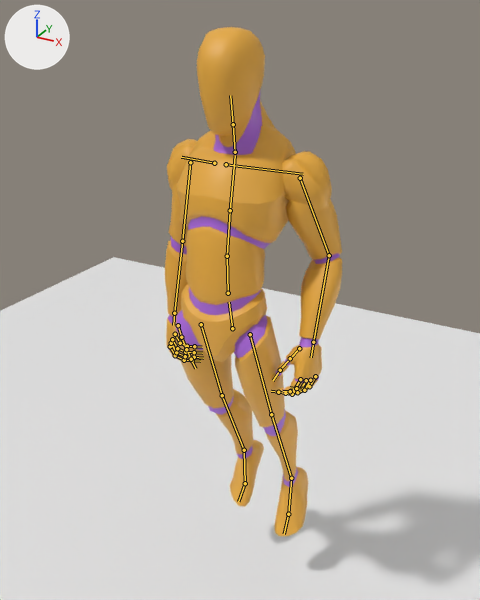
Renders of the Blender file assets/humanoid/source/hand_clips.blend from each side of a commit.
Before and after are seen from a 50 mm lens placed at (0.973, -1.703, 2.194), pointed at (-0.013, 0.09, 1.298). Every picture has the same lights, and +X, +Y and +Z are marked at upper left. The first picture is the older version. Both versions are drawn at frame 140 of the action 'Hover'; the numbers are the values there. The bones that change, and the others that lie on the model, are drawn over the model as lines.

The first picture shows 'Floor', 'Mannequin'.
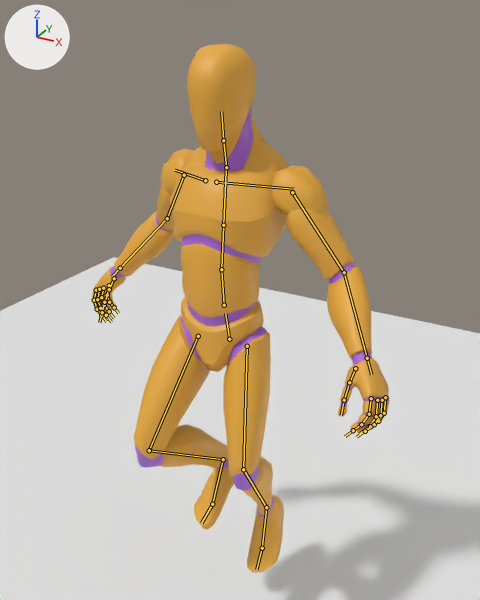
Pixel boxes [x1, y1, x2, y2] of what changed, in the pictures (480 x 600 px):
'Mannequin', posed (68% wider)
    before: [165, 27, 342, 536]
    after: [92, 44, 390, 572]
bone 'pelvis', root to tip
    before: (232, 328) to (229, 302)
    after: (229, 339) to (225, 313)
bone 'spine_01', root to tip
    before: (228, 293) to (227, 256)
    after: (224, 305) to (221, 269)
bone 'spine_03', root to tip
    before: (230, 210) to (235, 155)
    after: (223, 225) to (226, 170)
bone 'neck_01', root to tip
    before: (235, 152) to (233, 124)
    after: (226, 167) to (223, 140)
bone 'Head', root to tip
    before: (233, 124) to (230, 95)
    after: (223, 140) to (221, 111)
bone 'clavicle_l', root to tip
    before: (226, 164) to (303, 174)
    after: (216, 182) to (294, 189)
bone 'upperarm_l', root to tip
    before: (300, 178) to (329, 255)
    after: (292, 192) to (344, 272)
bone 'lowerarm_l', root to tip
    before: (329, 255) to (313, 342)
    after: (344, 272) to (367, 358)
bone 'upperarm_r', root to tip
    before: (190, 162) to (182, 241)
    after: (184, 175) to (167, 218)
bone 'lowerarm_r', root to tip
    before: (182, 241) to (174, 313)
    after: (167, 218) to (120, 268)
bone 'index_03_r', root to tip
    before: (184, 360) to (192, 360)
    after: (97, 309) to (101, 315)
bone 'middle_03_r', root to tip
    before: (185, 356) to (194, 357)
    after: (100, 308) to (106, 315)
bone 'ring_03_r', root to tip
    before: (185, 352) to (194, 352)
    after: (104, 305) to (109, 311)
bone 'thigh_l', root to tip
    before: (250, 334) to (271, 414)
    after: (247, 346) to (243, 469)
bone 'calf_l', root to tip
    before: (271, 414) to (291, 476)
    after: (243, 469) to (266, 507)
bone 'foot_l', root to tip
    before: (291, 478) to (288, 514)
    after: (266, 507) to (262, 548)
bone 'thigh_r', root to tip
    before: (201, 324) to (222, 395)
    after: (198, 336) to (149, 450)
bone 'calf_r', root to tip
    before: (222, 395) to (244, 450)
    after: (149, 450) to (223, 459)
bone 'foot_r', root to tip
    before: (244, 450) to (245, 483)
    after: (223, 459) to (212, 504)

Patch to the scene script:
```diff
--- a/assets/humanoid/source/hand_clips.blend.py
+++ b/assets/humanoid/source/hand_clips.blend.py
@@ bone_pelvis @@
 bone_pelvis = bpy.data.objects['Armature'].pose.bones['pelvis']  # child of 'root'
-bone_pelvis.location = (0.011, 0.322, -0.029)
-bone_pelvis.rotation_quaternion = (0.999, -0.036, 0.014, 0.007)  # degrees (-4, 2, 1)
+bone_pelvis.location = (-0.003, 0.28, -0.021)
+bone_pelvis.rotation_quaternion = (1.0, -0.014, 0.025, 0.004)  # degrees (-2, 3, 0)
@@ bone_spine_01 @@
 bone_spine_01 = bpy.data.objects['Armature'].pose.bones['spine_01']  # child of 'pelvis'
-bone_spine_01.rotation_quaternion = (1.0, -0.009, -0.006, -0.006)  # degrees (-1, -1, -1)
+bone_spine_01.rotation_quaternion = (1.0, -0.006, -0.014, -0.004)  # degrees (-1, -2, 0)
@@ bone_spine_03 @@
 bone_spine_03 = bpy.data.objects['Armature'].pose.bones['spine_03']  # child of 'spine_02'
-bone_spine_03.rotation_quaternion = (1.0, -0.008, -0.004, -0.006)  # degrees (-1, 0, -1)
+bone_spine_03.rotation_quaternion = (1.0, -0.005, -0.011, -0.006)  # degrees (-1, -1, -1)
@@ bone_neck_01 @@
 bone_neck_01 = bpy.data.objects['Armature'].pose.bones['neck_01']  # child of 'spine_03'
-bone_neck_01.rotation_quaternion = (0.998, 0.055, 0.014, 0.002)  # degrees (6, 2, 0)
+bone_neck_01.rotation_quaternion = (0.999, 0.034, 0.009, 0.001)  # degrees (4, 1, 0)
@@ bone_head @@
 bone_head = bpy.data.objects['Armature'].pose.bones['Head']  # child of 'neck_01'
-bone_head.rotation_quaternion = (0.997, 0.068, 0.016, 0.004)  # degrees (8, 2, 1)
+bone_head.rotation_quaternion = (0.999, 0.042, 0.01, 0.003)  # degrees (5, 1, 0)
@@ bone_clavicle_l @@
 bone_clavicle_l = bpy.data.objects['Armature'].pose.bones['clavicle_l']  # child of 'spine_03'
-bone_clavicle_l.rotation_quaternion = (1.0, -0.022, 0.013, 0.002)  # degrees (-3, 1, 0)
+bone_clavicle_l.rotation_quaternion = (0.999, -0.017, 0.011, -0.032)  # degrees (-2, 1, -4)
@@ bone_upperarm_l @@
 bone_upperarm_l = bpy.data.objects['Armature'].pose.bones['upperarm_l']  # child of 'clavicle_l'
-bone_upperarm_l.rotation_quaternion = (0.775, -0.072, 0.251, -0.575)  # degrees (-25, 18, -77)
+bone_upperarm_l.rotation_quaternion = (0.913, -0.047, -0.009, -0.405)  # degrees (-4, -3, -48)
@@ bone_lowerarm_l @@
 bone_lowerarm_l = bpy.data.objects['Armature'].pose.bones['lowerarm_l']  # child of 'upperarm_l'
-bone_lowerarm_l.rotation_quaternion = (0.929, 0.371, 0.0, 0.0)  # degrees (44, 0, 0)
+bone_lowerarm_l.rotation_quaternion = (0.953, 0.301, 0.0, 0.0)  # degrees (35, 0, 0)
@@ bone_upperarm_r @@
 bone_upperarm_r = bpy.data.objects['Armature'].pose.bones['upperarm_r']  # child of 'clavicle_r'
-bone_upperarm_r.rotation_quaternion = (0.748, 0.076, -0.199, 0.628)  # degrees (-9, -23, 82)
+bone_upperarm_r.rotation_quaternion = (0.891, -0.201, -0.092, 0.395)  # degrees (-26, 0, 48)
@@ bone_lowerarm_r @@
 bone_lowerarm_r = bpy.data.objects['Armature'].pose.bones['lowerarm_r']  # child of 'upperarm_r'
-bone_lowerarm_r.rotation_quaternion = (1.0, 0.014, 0.0, 0.0)  # degrees (2, 0, 0)
+bone_lowerarm_r.rotation_quaternion = (0.949, 0.315, 0.0, 0.0)  # degrees (37, 0, 0)
@@ bone_index_03_r @@
 bone_index_03_r = bpy.data.objects['Armature'].pose.bones['index_03_r']  # child of 'index_02_r'
-bone_index_03_r.rotation_quaternion = (0.977, 0.214, 0.0, 0.0)  # degrees (25, 0, 0)
+bone_index_03_r.rotation_quaternion = (0.98, 0.197, 0.0, 0.0)  # degrees (23, 0, 0)
@@ bone_middle_03_r @@
 bone_middle_03_r = bpy.data.objects['Armature'].pose.bones['middle_03_r']  # child of 'middle_02_r'
-bone_middle_03_r.rotation_quaternion = (0.977, 0.214, 0.0, 0.0)  # degrees (25, 0, 0)
+bone_middle_03_r.rotation_quaternion = (0.98, 0.197, 0.0, 0.0)  # degrees (23, 0, 0)
@@ bone_ring_03_r @@
 bone_ring_03_r = bpy.data.objects['Armature'].pose.bones['ring_03_r']  # child of 'ring_02_r'
-bone_ring_03_r.rotation_quaternion = (0.977, 0.214, 0.0, 0.0)  # degrees (25, 0, 0)
+bone_ring_03_r.rotation_quaternion = (0.98, 0.197, 0.0, 0.0)  # degrees (23, 0, 0)
@@ bone_thigh_l @@
 bone_thigh_l = bpy.data.objects['Armature'].pose.bones['thigh_l']  # child of 'pelvis'
-bone_thigh_l.rotation_quaternion = (0.971, 0.21, -0.104, -0.033)  # degrees (25, -11, -6)
+bone_thigh_l.rotation_quaternion = (0.984, -0.149, -0.089, -0.04)  # degrees (-17, -11, -3)
@@ bone_calf_l @@
 bone_calf_l = bpy.data.objects['Armature'].pose.bones['calf_l']  # child of 'thigh_l'
-bone_calf_l.rotation_quaternion = (1.0, -0.005, 0.0, 0.0)  # degrees (-1, 0, 0)
+bone_calf_l.rotation_quaternion = (0.909, 0.417, 0.0, 0.0)  # degrees (49, 0, 0)
@@ bone_foot_l @@
 bone_foot_l = bpy.data.objects['Armature'].pose.bones['foot_l']  # child of 'calf_l'
-bone_foot_l.location = (0.0, 0.006, 0.011)
-bone_foot_l.rotation_quaternion = (0.948, 0.309, 0.021, 0.08)  # degrees (36, 0, 9)
+bone_foot_l.location = (0.0, 0.0, 0.0)
+bone_foot_l.rotation_quaternion = (0.985, 0.164, 0.03, 0.056)  # degrees (19, 2, 7)
@@ bone_thigh_r @@
 bone_thigh_r = bpy.data.objects['Armature'].pose.bones['thigh_r']  # child of 'pelvis'
-bone_thigh_r.rotation_quaternion = (0.961, 0.236, 0.132, 0.064)  # degrees (29, 13, 11)
+bone_thigh_r.rotation_quaternion = (0.944, -0.308, 0.112, 0.046)  # degrees (-36, 14, 1)
@@ bone_calf_r @@
 bone_calf_r = bpy.data.objects['Armature'].pose.bones['calf_r']  # child of 'thigh_r'
-bone_calf_r.rotation_quaternion = (0.999, -0.005, 0.0, 0.0)  # degrees (-1, 0, 0)
+bone_calf_r.rotation_quaternion = (0.714, 0.7, 0.0, 0.0)  # degrees (89, 0, 0)
@@ bone_foot_r @@
 bone_foot_r = bpy.data.objects['Armature'].pose.bones['foot_r']  # child of 'calf_r'
-bone_foot_r.rotation_quaternion = (0.942, 0.324, -0.001, -0.091)  # degrees (38, 3, -10)
+bone_foot_r.rotation_quaternion = (0.989, -0.14, -0.025, -0.014)  # degrees (-16, -3, -1)
```
